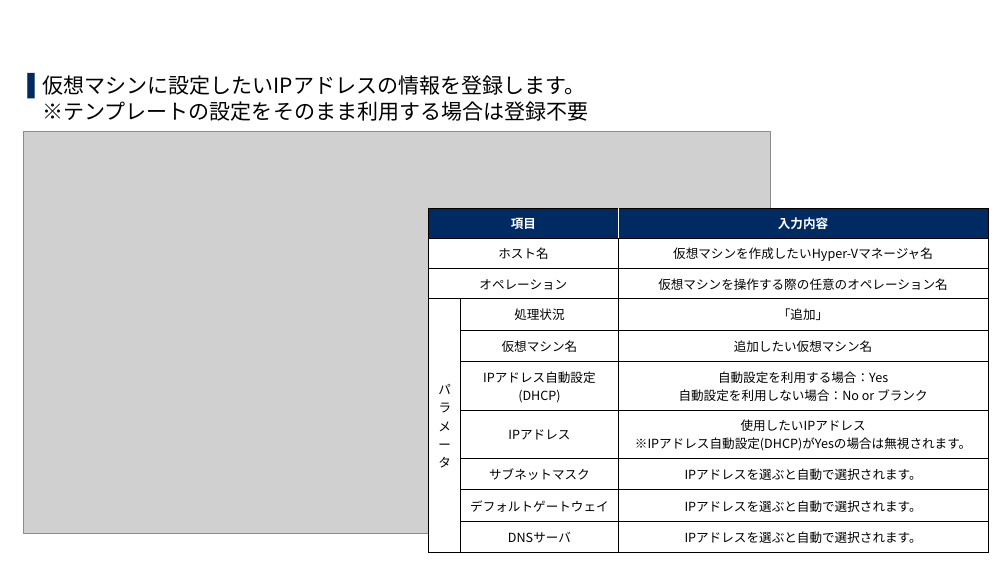
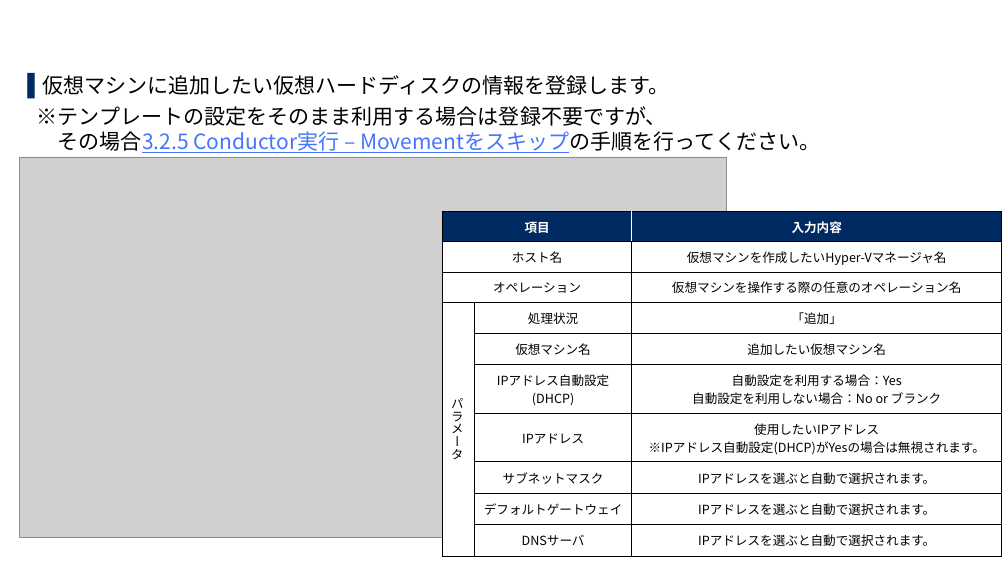
Before and after one commit to exastro-suite/SettingSamples-ITA-HyperV, a slide deck: slide 34 of docs/setting-samples-hyperv-install_ja.pptx (slide 33 before the commit). Drawn at 1008x567 pixels with LibreOffice and Linux fonts; fonts in the diff are those of the drawing; grey boxes stand for pictures; background and template pictures are left out. Boxes give left, top, right and bottom in pixels: in the first picture for what was removed or moved away, otherwise in the second. Text is boxed around its words. In the diff, an @@ line names an element or a change of style, - is before the commit and + after.

```diff
--- a/docs/setting-samples-hyperv-install_ja.pptx
+++ b/docs/setting-samples-hyperv-install_ja.pptx
@@ text at box(37, 75, 820, 153): text changed @@
-▌ 仮想マシンに設定したいIPアドレスの情報を登録します。
-  ※テンプレートの設定をそのまま利用する場合は登録不要
+▌ 仮想マシンに追加したい仮想ハードディスクの情報を登録します。
+※テンプレートの設定をそのまま利用する場合は登録不要ですが、
+その場合3.2.5 Conductor実行 – Movementをスキップの手順を行ってください。
@@ picture: place and size @@
-picture at box(23, 132, 771, 533)
+picture at box(20, 157, 726, 538)
@@ table: place and size @@
-table at box(429, 208, 988, 547)
+table at box(442, 212, 1001, 550)
@@ page number at box(973, 556, 985, 557): text changed @@
-33
+34
```
Also in this commit, not shown: 9 other slides changed, 3 slides added, 1 other file.
